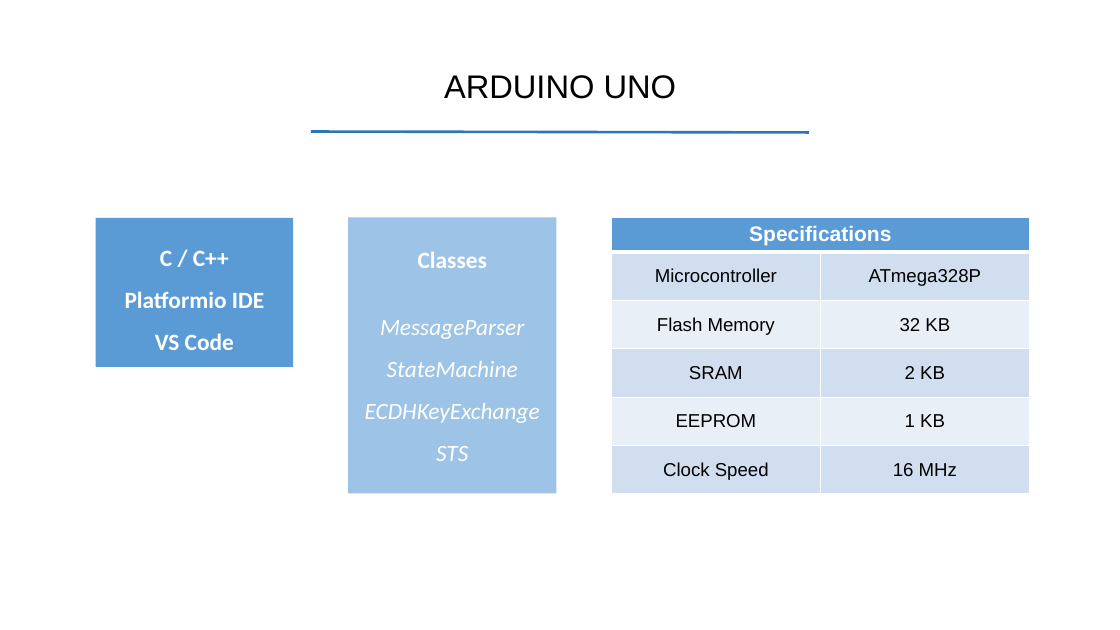
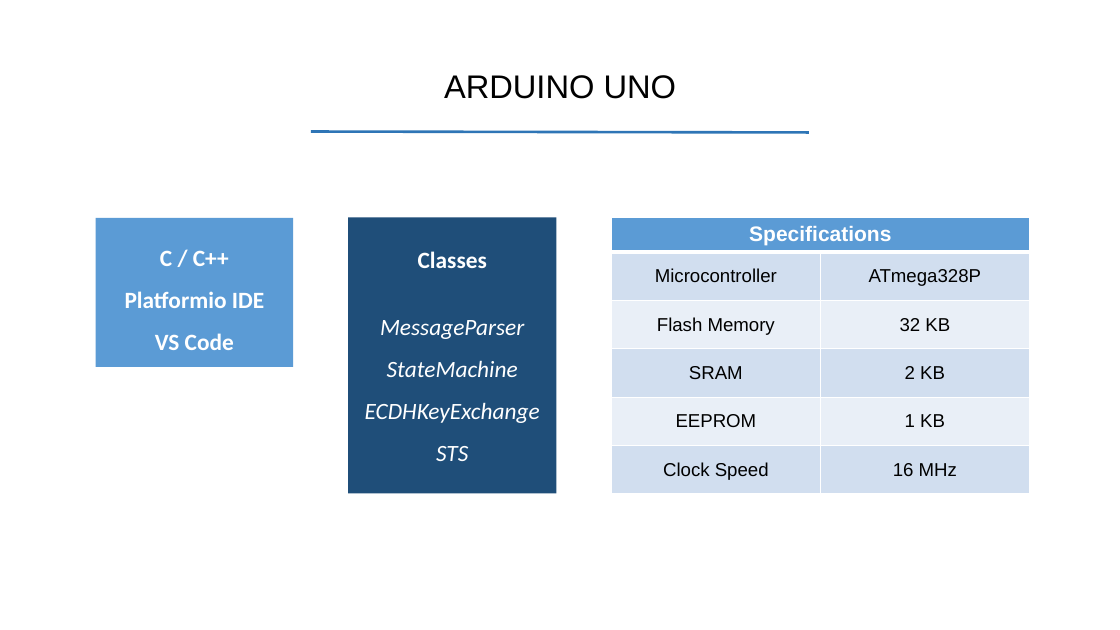
Before and after one commit to m-peko/SecureBLE, a slide deck: slide 8 of docs/SecureBLE.pptx. Drawn at 1120x630 pixels with LibreOffice and Linux fonts; fonts in the diff are those of the drawing. Boxes give left, top, right and bottom in pixels: in the first picture for what was removed or moved away, otherwise in the second. Text is boxed around its words. In the diff, an @@ line names an element or a change of style, - is before the commit and + after.

```diff
--- a/docs/SecureBLE.pptx
+++ b/docs/SecureBLE.pptx
@@ rectangle "Classes" at bbox=[348, 218, 556, 494]: fill #9DC3E6 to #1F4E79 @@
```
Also in this commit, not shown: 5 other files.
